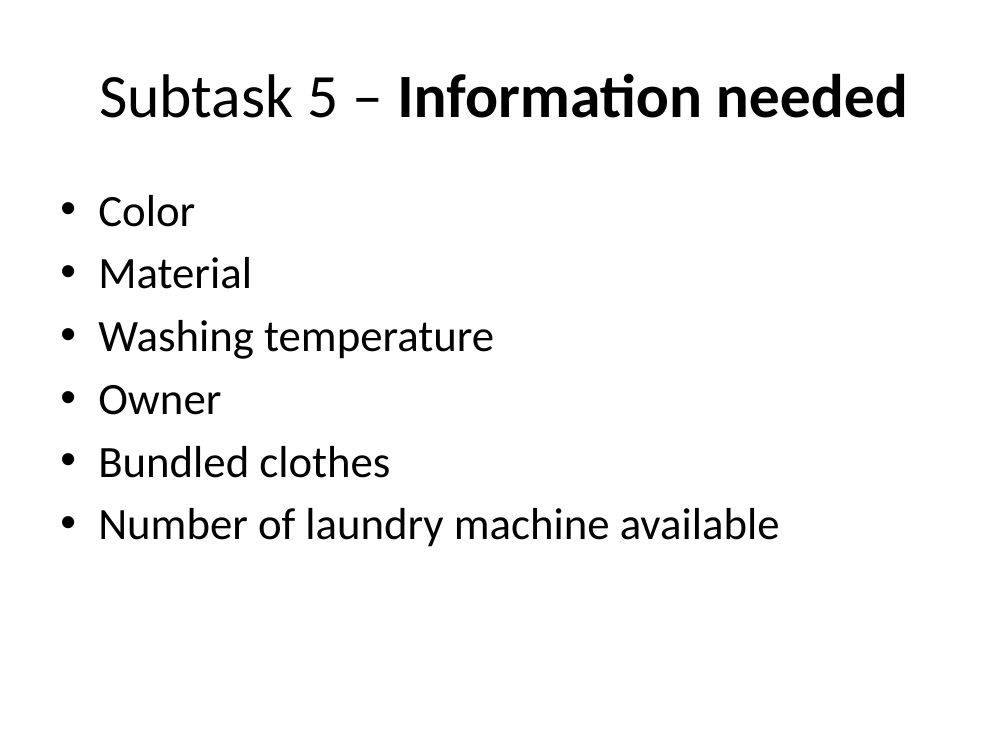
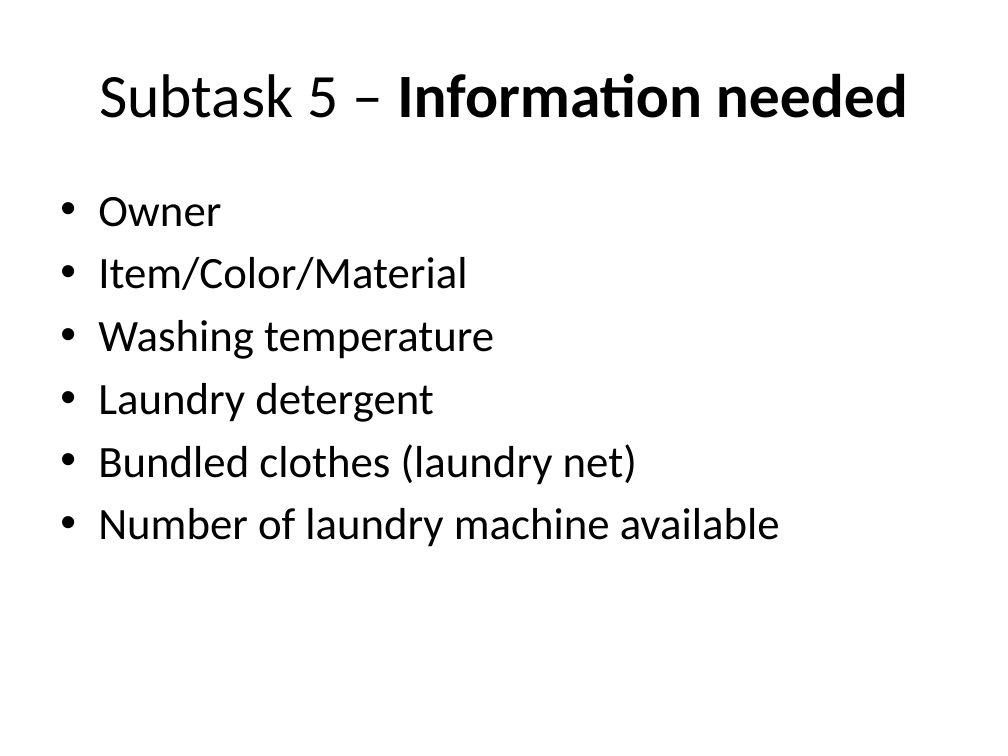
Before and after one commit to isurup/kalle-martin-group, a slide deck: slide 3 of RSD1/RDS1 Grp1.pptx. Drawn at 1008x756 pixels with LibreOffice and Linux fonts; fonts in the diff are those of the drawing. Boxes give left, top, right and bottom in pixels: in the first picture for what was removed or moved away, otherwise in the second. Text is boxed around its words. In the diff, an @@ line names an element or a change of style, - is before the commit and + after.

```diff
--- a/RSD1/RDS1 Grp1.pptx
+++ b/RSD1/RDS1 Grp1.pptx
@@ text at [98,197,467,290]: text changed @@
-• Color
-• Material
+• Owner
+• Item/Color/Material
@@ text at [98,383,637,485]: text changed @@
-• Owner
-• Bundled clothes
+• Laundry detergent
+• Bundled clothes (laundry net)
```
